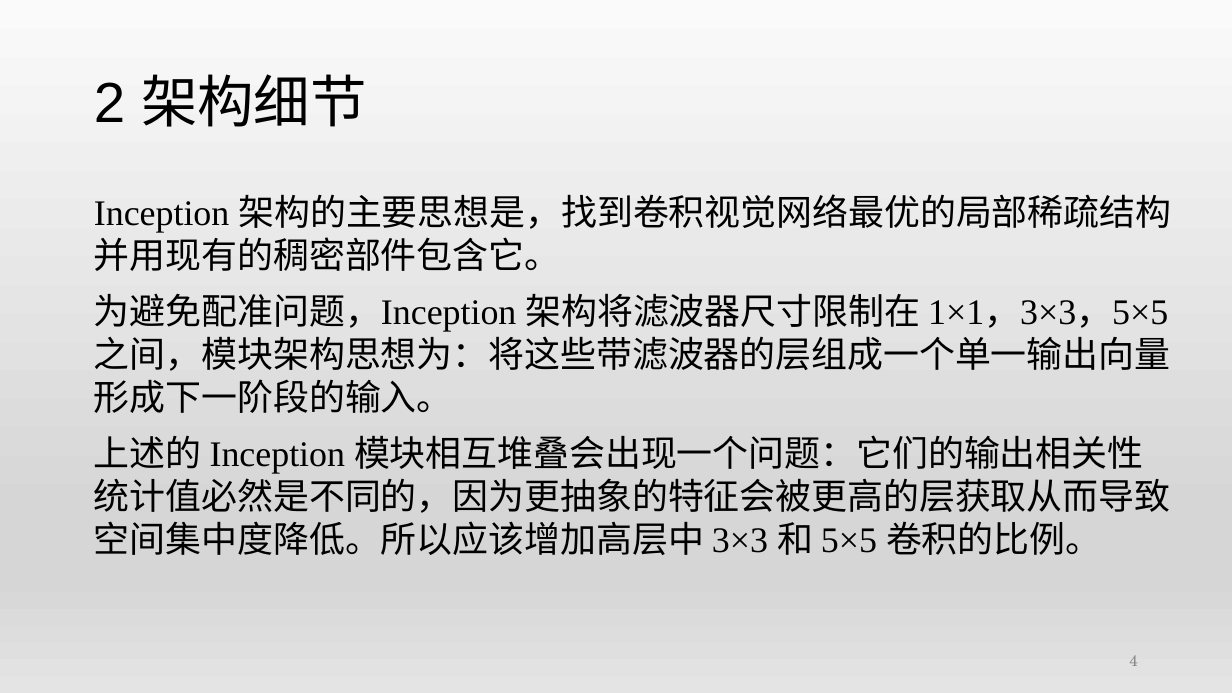
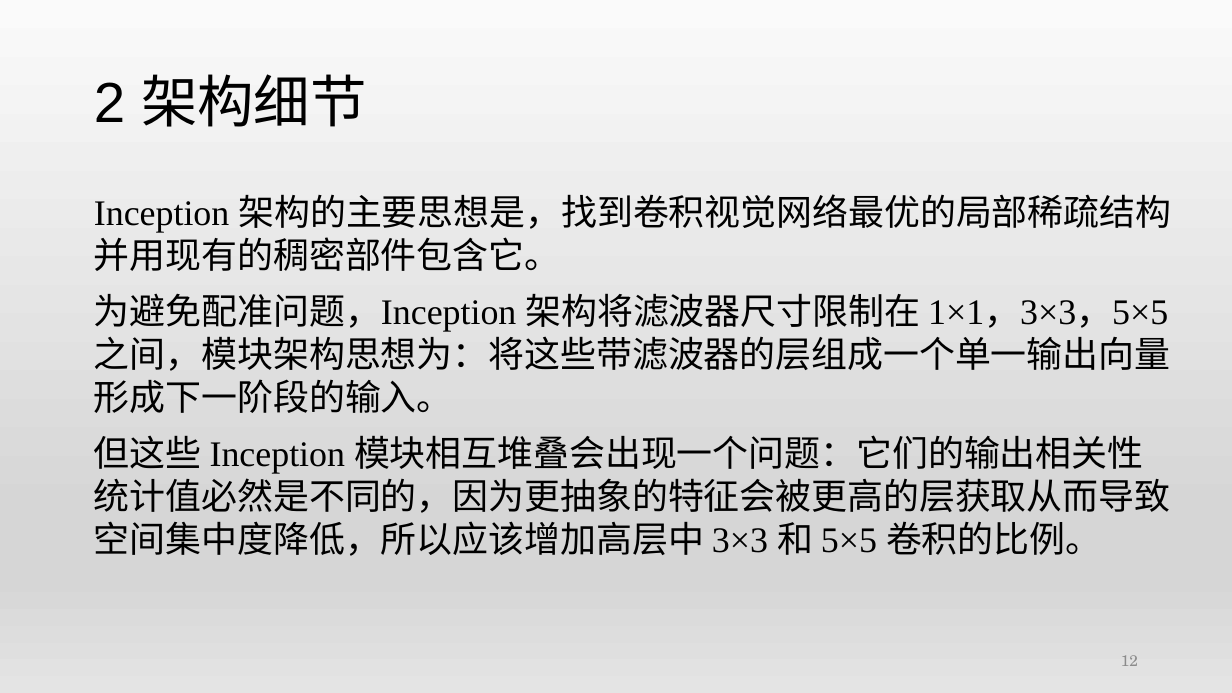
Before and after one commit to qianlinyi/hhu-medical-image-group, a slide deck: slide 12 of CNN PPT&笔记/2015-Going deeper with convolutions-Szegedy.pptx (slide 4 before the commit). Drawn at 1232x693 pixels with LibreOffice and Linux fonts; fonts in the diff are those of the drawing. Boxes give left, top, right and bottom in pixels: in the first picture for what was removed or moved away, otherwise in the second. Text is boxed around its words. In the diff, an @@ line names an element or a change of style, - is before the commit and + after.

```diff
--- a/CNN PPT&笔记/2015-Going deeper with convolutions-Szegedy.pptx
+++ b/CNN PPT&笔记/2015-Going deeper with convolutions-Szegedy.pptx
@@ text at (x1=94, y1=435, x2=1170, y2=556): text changed @@
-上述的 Inception 模块相互堆叠会出现一个问题：它们的输出相关性统计值必然是不同的，因为更抽象的特征会被更高的层获取从而导致空间集中度降低。所以应该增加高层中 3×3 和 5×5 卷积的比例。
+但这些 Inception 模块相互堆叠会出现一个问题：它们的输出相关性统计值必然是不同的，因为更抽象的特征会被更高的层获取从而导致空间集中度降低，所以应该增加高层中 3×3 和 5×5 卷积的比例。
@@ page number at (x1=1121, y1=655, x2=1138, y2=666): text changed @@
-4
+12
```
Also in this commit, not shown: 4 other slides changed, 9 slides added, 4 other files.
